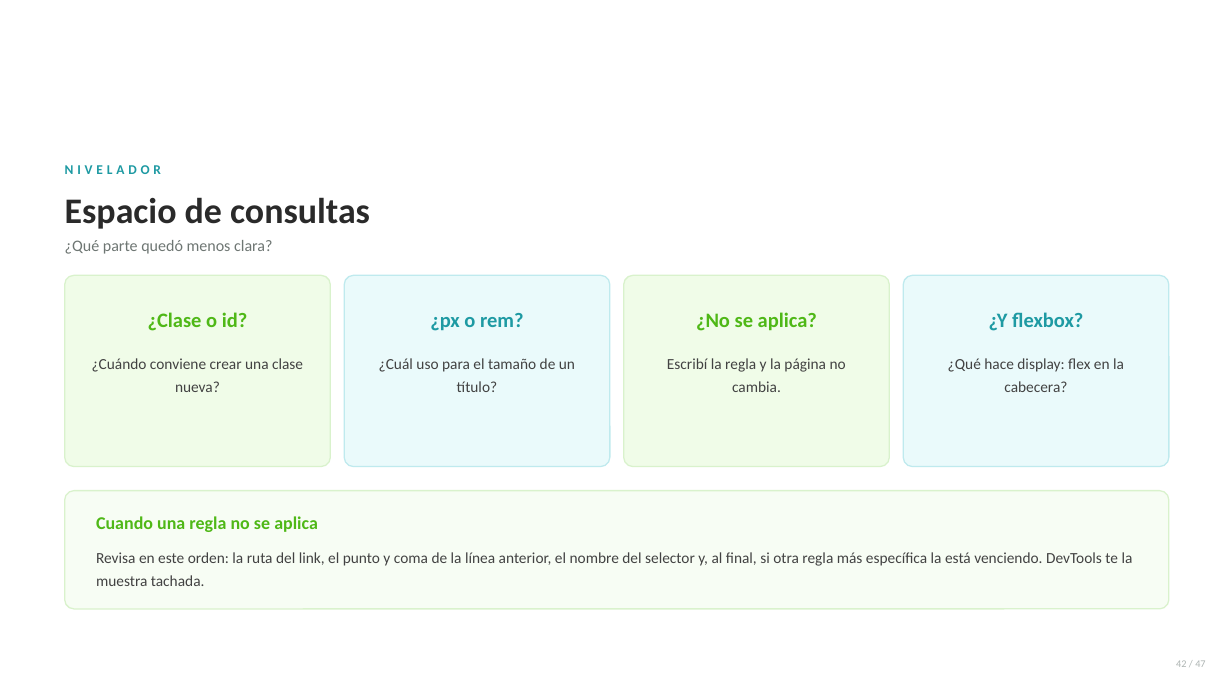
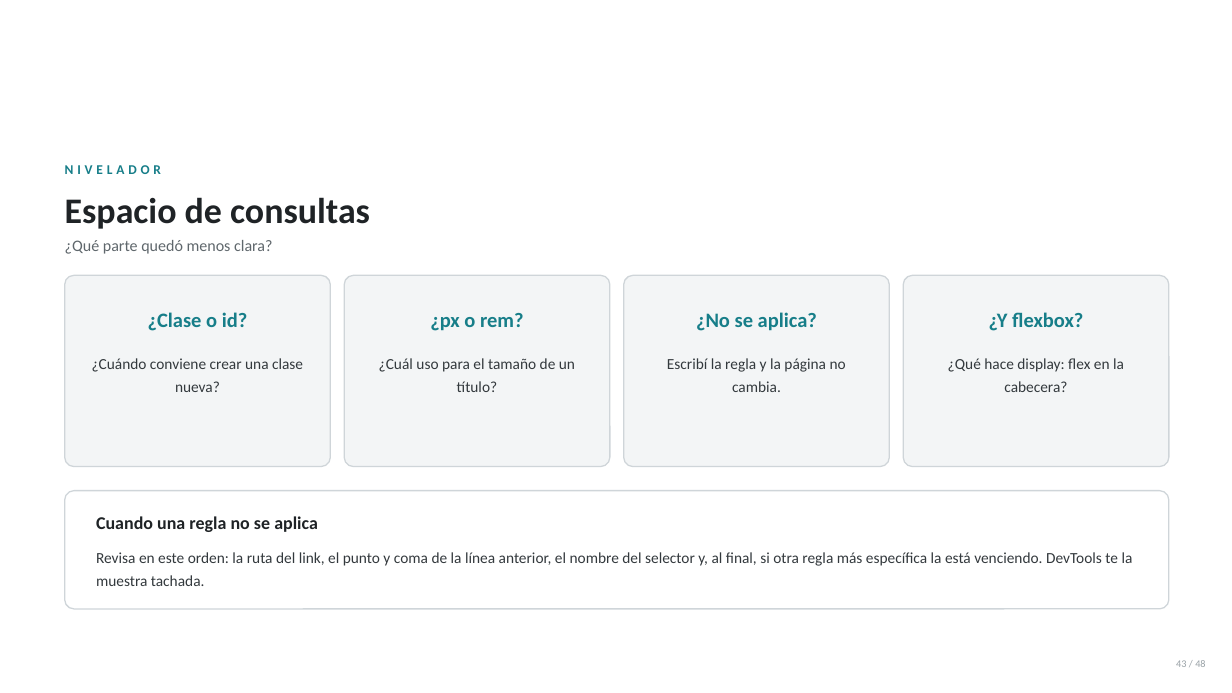
Before and after one commit to anibaler123143423234321/sesiones-dagner, a slide deck: slide 43 of SESION 08/Sesion08-Introduccion-a-CSS3.pptx (slide 42 before the commit). Drawn at 1232x693 pixels with LibreOffice and Linux fonts; fonts in the diff are those of the drawing; background and template pictures are left out. Boxes give left, top, right and bottom in pixels: in the first picture for what was removed or moved away, otherwise in the second. Text is boxed around its words. In the diff, an @@ line names an element or a change of style, - is before the commit and + after.

```diff
--- a/SESION 08/Sesion08-Introduccion-a-CSS3.pptx
+++ b/SESION 08/Sesion08-Introduccion-a-CSS3.pptx
@@ text "¿Qué parte quedó menos clara?" at (65,240,272,254): text colour #6E7673 to #5F676C @@
@@ rounded rectangle at (65,275,331,467): fill #F0FCE8 to #F3F5F6; outline #D9F2CC 1 pt to #CFD5D9 1 pt @@
@@ rounded rectangle at (345,275,611,467): fill #EAFAFB to #F3F5F6; outline #BFEAEE 1 pt to #CFD5D9 1 pt @@
@@ rounded rectangle at (624,275,890,467): fill #F0FCE8 to #F3F5F6; outline #D9F2CC 1 pt to #CFD5D9 1 pt @@
@@ rounded rectangle at (904,275,1170,467): fill #EAFAFB to #F3F5F6; outline #BFEAEE 1 pt to #CFD5D9 1 pt @@
@@ text "¿Clase o id?" at (148,312,247,331): text colour #4FB817 to #177E89 @@
@@ text "¿No se aplica?" at (696,312,817,331): text colour #4FB817 to #177E89 @@
@@ text colour #1E9AA3 to #177E89 in 3 elements at (65,165,161,174), (430,313,524,331), (989,312,1083,331) @@
@@ rounded rectangle at (65,491,1169,609): fill #F7FDF4 to #FFFFFF; outline #D9F2CC 1 pt to #CFD5D9 1 pt @@
@@ text "Cuando una regla no se ..." at (96,516,318,532): text colour #4FB817 to #1F2326 @@
@@ text colour #424242 to #33393D in 5 elements at (92,358,303,392), (379,358,575,392), (667,358,846,392), (948,358,1124,392), (96,552,1133,586) @@
@@ text at (1176,660,1205,667): text changed; text colour #AEB5B3 to #9AA2A7 @@
-42 / 47
+43 / 48
```
Also in this commit, not shown: 43 other slides changed, 4 slides added, 3 slides removed, 31 other files.
